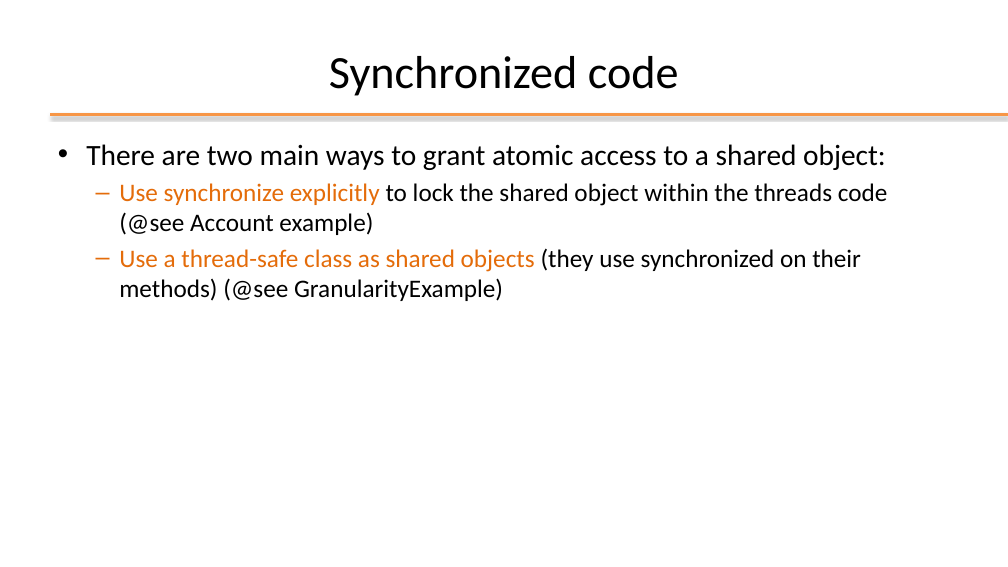
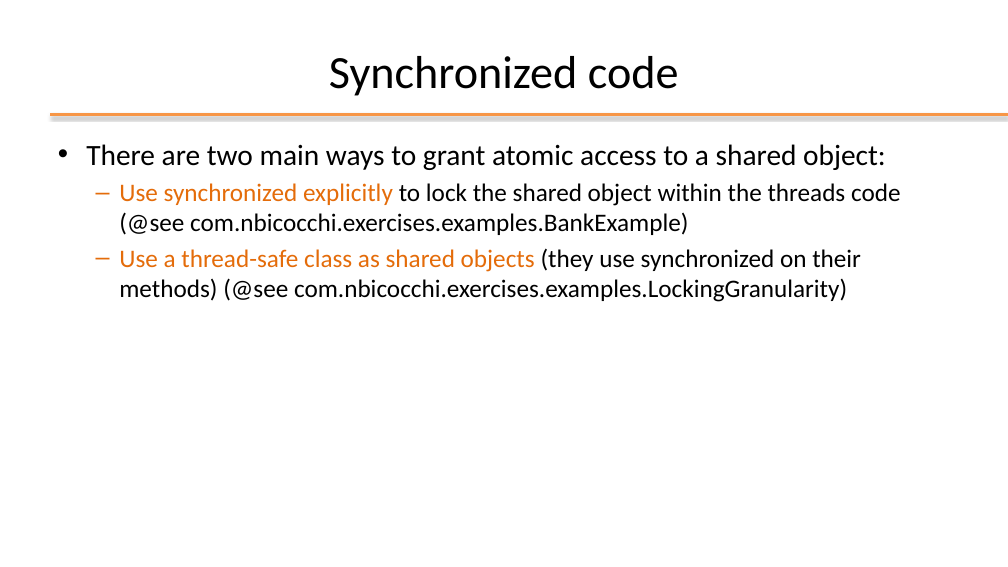
Before and after one commit to nbicocchi/learn-java-core, a slide deck: slide 43 of assets/slides/P2 - Java Multi-Threading.pptx (slide 50 before the commit). Drawn at 1008x567 pixels with LibreOffice and Linux fonts; fonts in the diff are those of the drawing; background and template pictures are left out. Boxes give left, top, right and bottom in pixels: in the first picture for what was removed or moved away, otherwise in the second. Text is boxed around its words. In the diff, an @@ line names an element or a change of style, - is before the commit and + after.

```diff
--- a/assets/slides/P2 - Java Multi-Threading.pptx
+++ b/assets/slides/P2 - Java Multi-Threading.pptx
@@ text at box(119, 183, 901, 302): text changed @@
-  – Use synchronize explicitly to lock the shared object within the threads code (@see Account example)
-  – Use a thread-safe class as shared objects (they use synchronized on their methods) (@see GranularityExample)
+  – Use synchronized explicitly to lock the shared object within the threads code (@see com.nbicocchi.exercises.examples.BankExample)
+  – Use a thread-safe class as shared objects (they use synchronized on their methods) (@see com.nbicocchi.exercises.examples.LockingGranularity)
```
Also in this commit, not shown: 8 other slides changed, 12 slides removed, 2 other files.
